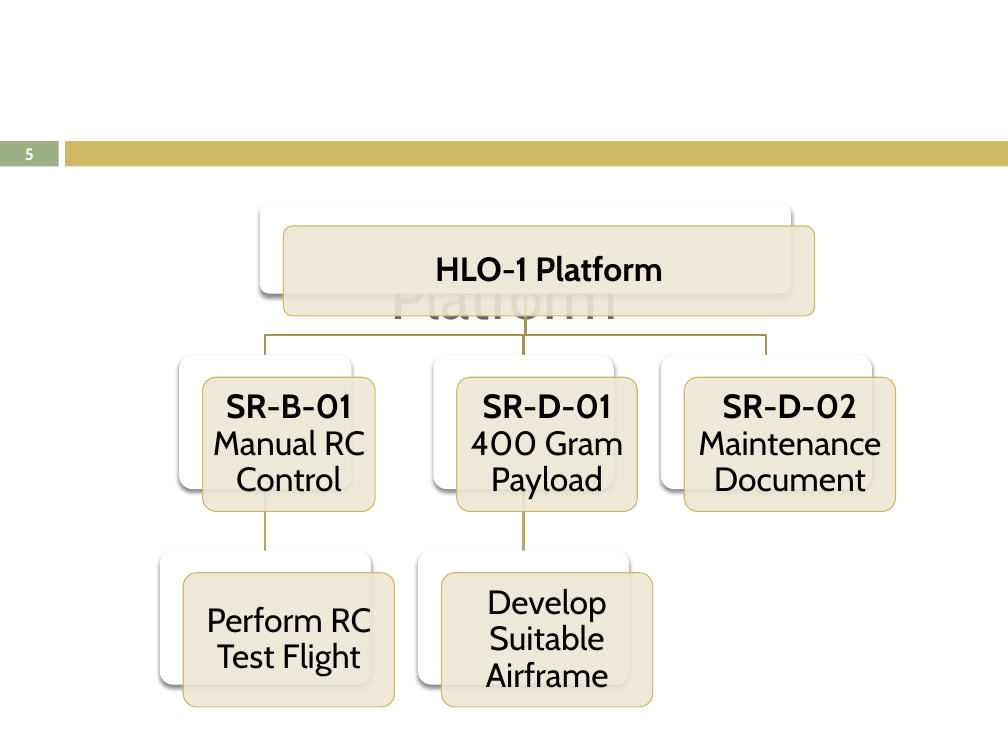
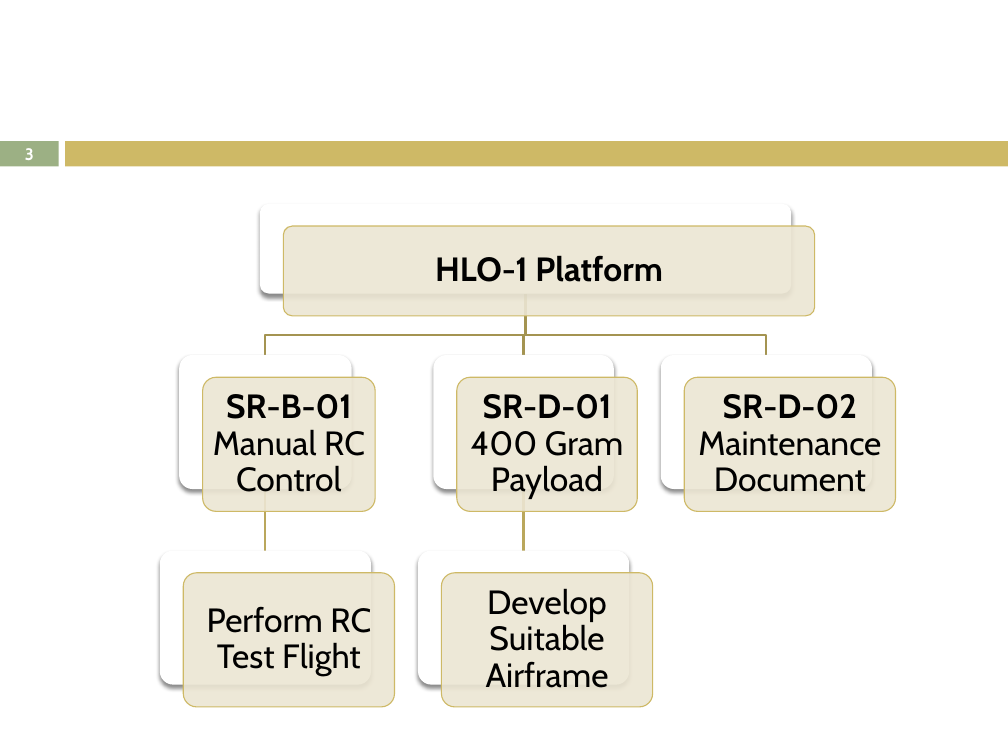
Before and after one commit to lijian8/ahns10, a slide deck: slide 3 of docproject/official_ahns/presentations/mick_semester2.pptx (slide 5 before the commit). Drawn at 1008x756 pixels with LibreOffice and Linux fonts; fonts in the diff are those of the drawing. Boxes give left, top, right and bottom in pixels: in the first picture for what was removed or moved away, otherwise in the second. Text is boxed around its words. In the diff, an @@ line names an element or a change of style, - is before the commit and + after.

```diff
--- a/docproject/official_ahns/presentations/mick_semester2.pptx
+++ b/docproject/official_ahns/presentations/mick_semester2.pptx
@@ page number at box(25, 148, 34, 160): text changed @@
-5
+3
@@ text removed at box(391, 267, 618, 333) @@
-Platform
```
Also in this commit, not shown: 5 other slides changed, 1 slide added, 5 slides removed, 1 other file.
